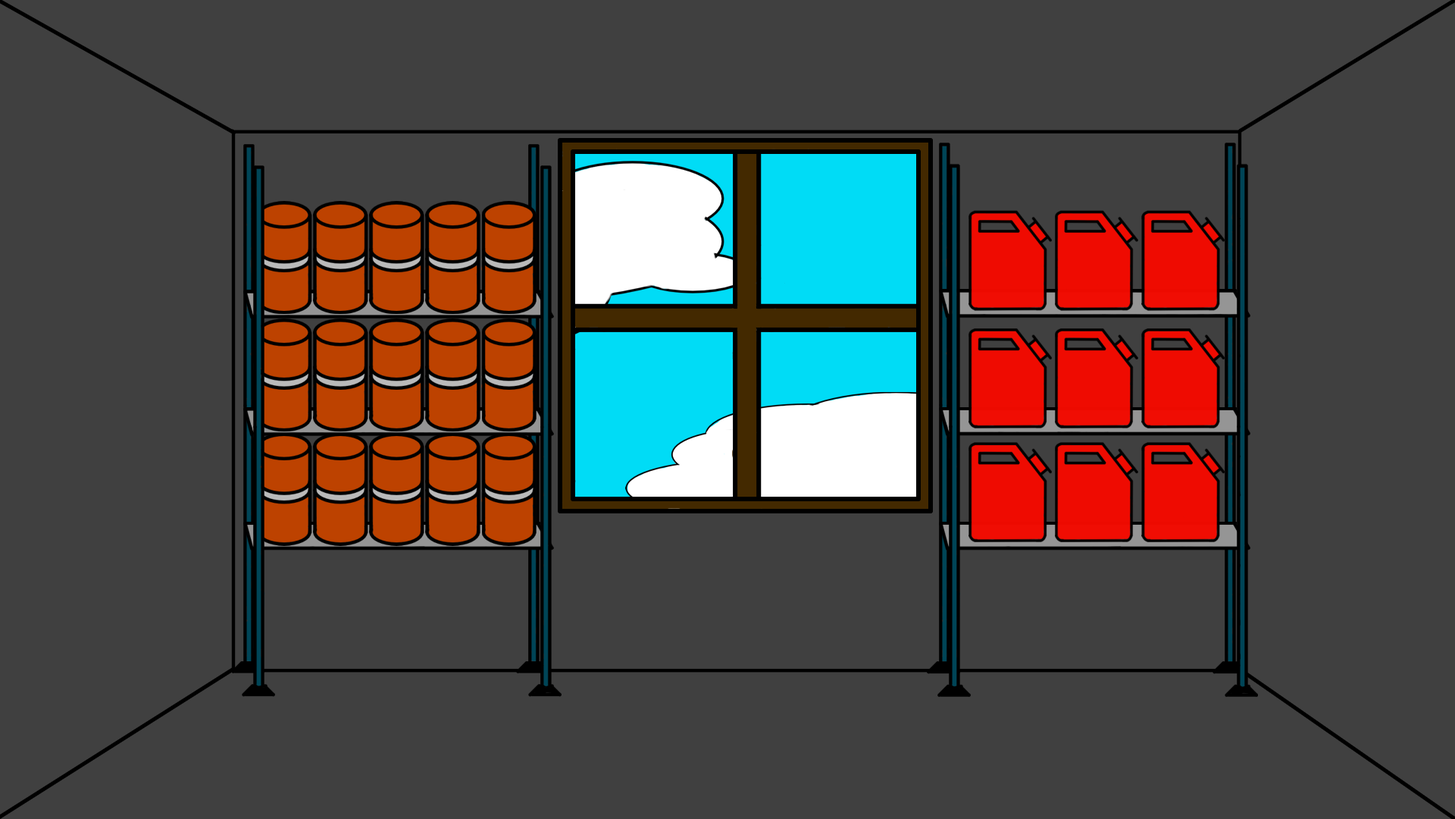
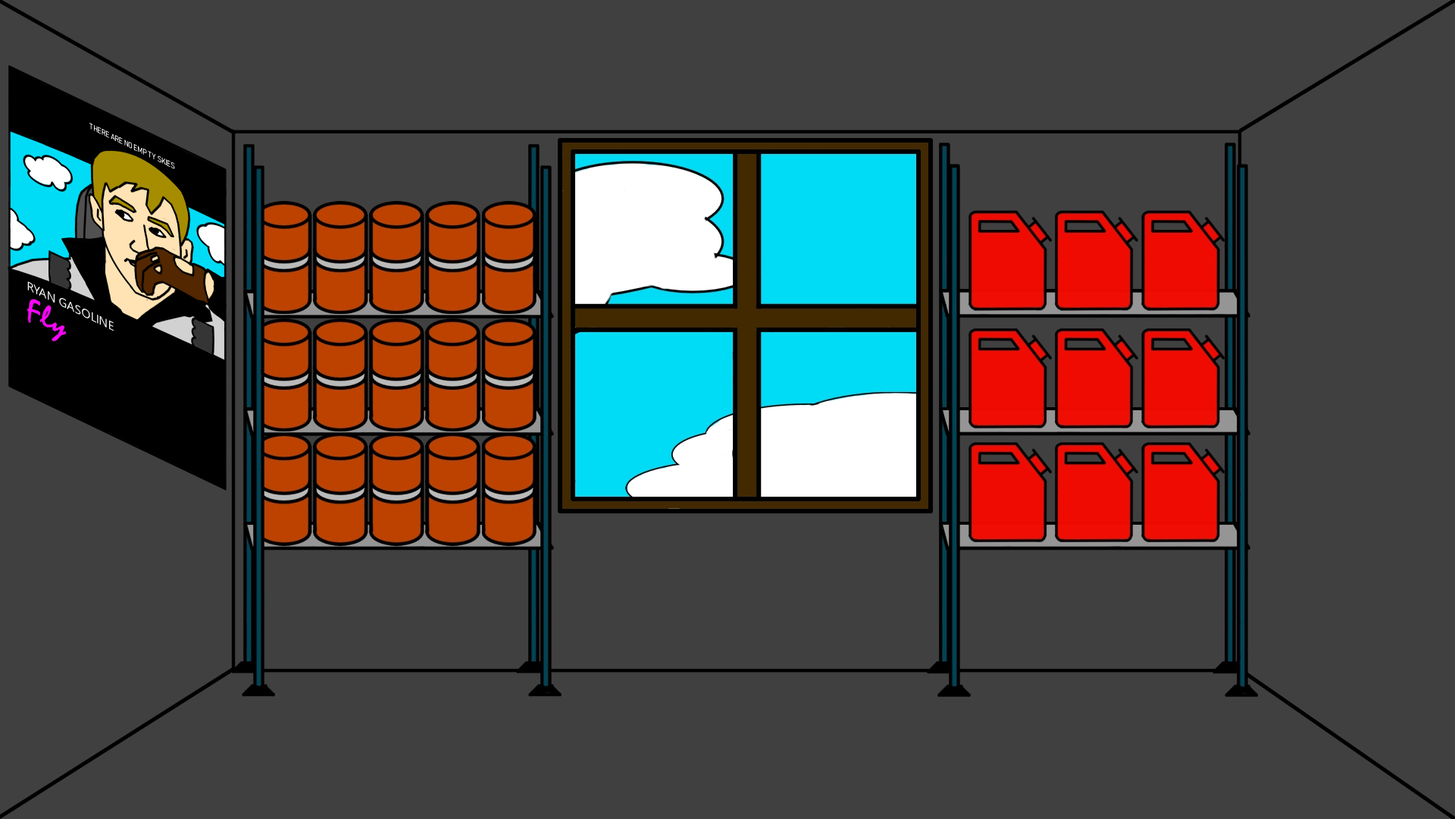
The second 1455×819 image is a revision of the first. Changes to its layers:
removed group "window" (5 layers) over 194, 137, 1073, 576
added group "edited" with 7 layers above "Warstwa malowania 1 (wklejone)" over 7, 64, 292, 534
added layer "Warstwa malowania 1" (2nd of 2, in "edited") in group "edited" over 7, 64, 292, 534
added layer "color" (4th of 4, in "edited") in group "edited" over 7, 64, 292, 534
renamed "contour" to "Warstwa malowania 1 (wklejone)", hid it, moved it out of group "window", painted on it over 436, 137, 1019, 688
removed layer "colour" (1st of 32, in "window") from group "window" over 533, 137, 1019, 534
removed layer "cloud11" from group "window" over 587, 332, 1073, 576
removed layer "cloud7" from group "window" over 194, 141, 825, 389
removed layer "colour2" from group "window" over 533, 137, 971, 534
removed group "barrel stand" (1st of 2) (41 layers) over 873, 137, 1250, 688
removed layer "colour" (2nd of 32, in "barrel stand") from group "barrel stand" over 873, 137, 1250, 688
removed layer "colour" (12th of 32, in "barrel stand") from group "barrel stand" over 873, 242, 1247, 583
removed layer "colour" (13th of 32, in "barrel stand") from group "barrel stand" over 873, 137, 1250, 688
removed group "barrel stand" (2nd of 2) (59 layers) over 48, 97, 583, 688
removed layer "colour" (14th of 32, in "barrel stand") from group "barrel stand" over 242, 145, 583, 688
removed layer "colour" (30th of 32, in "barrel stand") from group "barrel stand" over 48, 194, 583, 583
removed layer "colour" (31st of 32, in "barrel stand") from group "barrel stand" over 194, 145, 583, 680
removed group "background" (2 layers) over 7, 64, 1250, 688
removed layer "contour" (27th of 27, in "background") from group "background" over 7, 64, 1250, 688
removed layer "colour" (32nd of 32, in "background") from group "background" over 7, 64, 1250, 688
painted on "Tło" over 7, 64, 1250, 688
…and 97 more changes (3 added, 94 removed)
